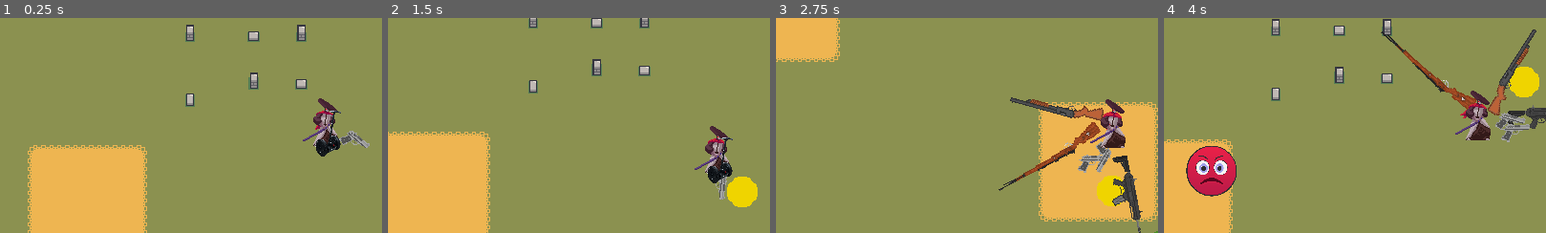
Above: before the commit, frames 1-4 (left to right).
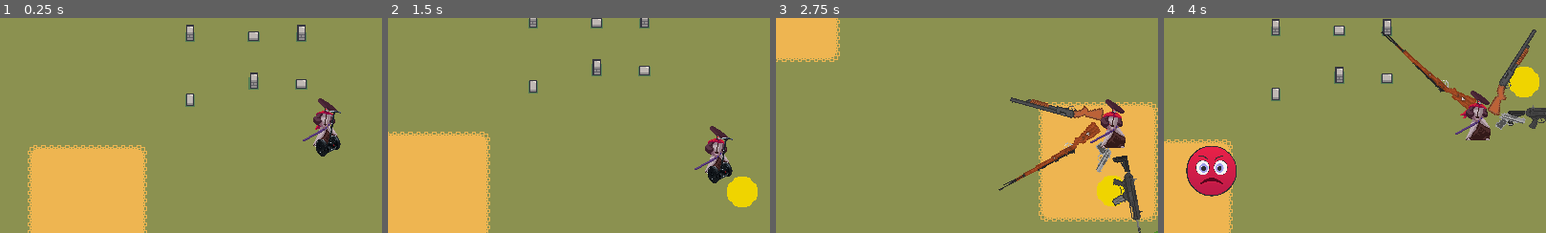
Above: after the commit, the same moments.

Repository: NemoDacremont/vampire_le_survivant
Game: Godot game, scene res://src/maps/first_map/map.tscn
Same seed, same stepped clock (60 frames per second), same inputs: the game is played once before the commit and once after it.
Inputs:
- Up to frame 1 (0.25 s): no input
- Up to frame 2 (1.5 s): hold D (move_right) 0.53-1.28 s; hold Ctrl (segway) 0.53-1.28 s; tap K (fireball) at 0.6 s; hold S (move_down) from 1.28 s (still down); tap Ctrl (segway) at 1.35 s
- Up to frame 3 (2.75 s): tap K (fireball) at 1.55, 2.1 s; release S (move_down) at 2.03 s; hold D (move_right) from 2.03 s (still down); hold Ctrl (segway) from 2.03 s (still down)
- Up to frame 4 (4 s): release D (move_right) at 2.78 s; release Ctrl (segway) at 2.78 s; hold W (move_up) 2.78-3.53 s; tap Ctrl (segway) at 2.85 s; tap K (fireball) at 3.05, 3.6 s; hold A (move_left) from 3.53 s (still down); hold Ctrl (segway) from 3.53 s (still down)
The pictures show only the part of the screen within x 7-57%, y 25-75%; the shares and areas given below are measured in that part.

The runs differ from the first frame. In frame 1, 0.3% of the frame differs, in the area x 88-97%, y 52-61%; in frame 2, 0.2%; in frame 3, 0.2%; in frame 4, 0.3%.

Commit message:
Update weapons with general sprite

Diff:
--- a/src/attacks/weapons/pistol/pistol.tscn
+++ b/src/attacks/weapons/pistol/pistol.tscn
@@ -1,7 +1,6 @@
-[gd_scene load_steps=17 format=3 uid="uid://t0skqbmj0pl7"]
+[gd_scene load_steps=16 format=3 uid="uid://t0skqbmj0pl7"]
 
 [ext_resource type="PackedScene" uid="uid://c1jpnjn0ndn0t" path="res://src/attacks/weapons/weapon.tscn" id="1_kwkah"]
-[ext_resource type="Texture2D" uid="uid://ql2ffdwiemyk" path="res://assets/guns/GUN_01_[square_frame]_01_V1.00.png" id="2_6ffyl"]
 [ext_resource type="Script" path="res://src/attacks/weapons/pistol/pistol.gd" id="2_nnj6o"]
 [ext_resource type="Texture2D" uid="uid://bpvm5itjk1e2x" path="res://assets/pistols/Pistol_V1.00 - SHOOTING (ALL FX).png" id="4_thfvg"]
 
@@ -95,12 +94,13 @@
 
 [node name="Sprite" parent="." index="0"]
 visible = false
-texture = ExtResource("2_6ffyl")
+texture = null
 
 [node name="TimerShots" parent="." index="1"]
 wait_time = 0.6
 
 [node name="AnimatedSprite" type="AnimatedSprite2D" parent="." index="3"]
+visible = false
 sprite_frames = SubResource("SpriteFrames_2fe8y")
 autoplay = "default"
 frame = 9
--- a/src/attacks/weapons/weapon.gd
+++ b/src/attacks/weapons/weapon.gd
@@ -25,7 +25,7 @@
 # parent_position is a node, the weapon will follow it
 func init(parent_position: Node):
 	_parent = parent_position
-	$Sprite.visible = false
+	sprite_node.visible = false
 
 
 
@@ -60,9 +60,9 @@
 		shoot()
 
 func enable_weapon():
-	$Sprite.visible = true
+	sprite_node.visible = true
 	_is_enabled = true
 
 func disable_weapon():
-	$Sprite.visible = false
+	sprite_node.visible = false
 	_is_enabled = false
